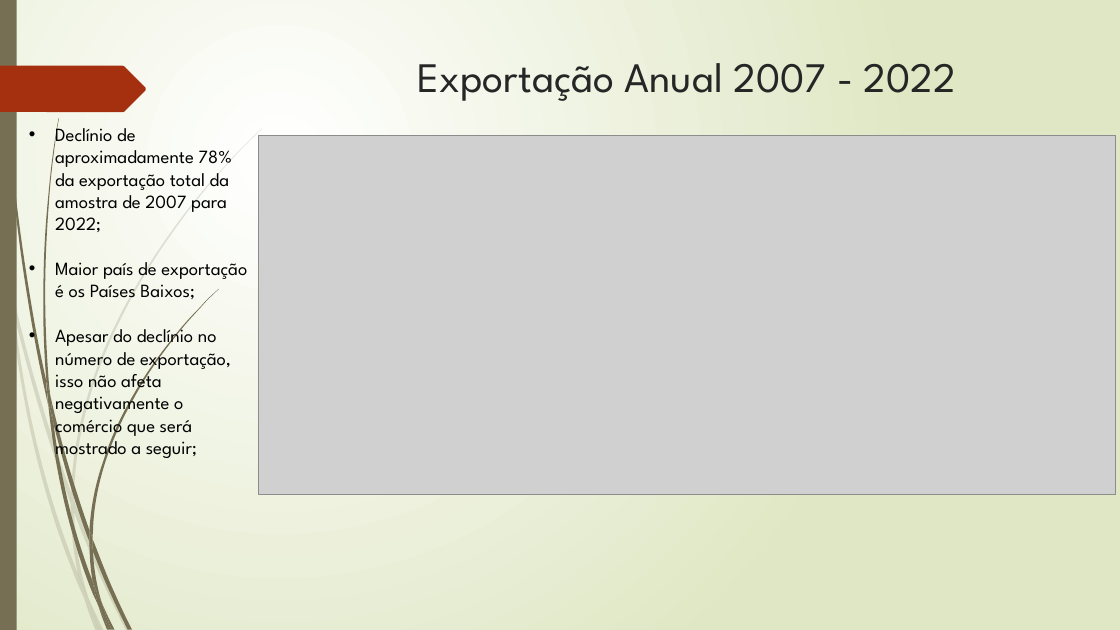
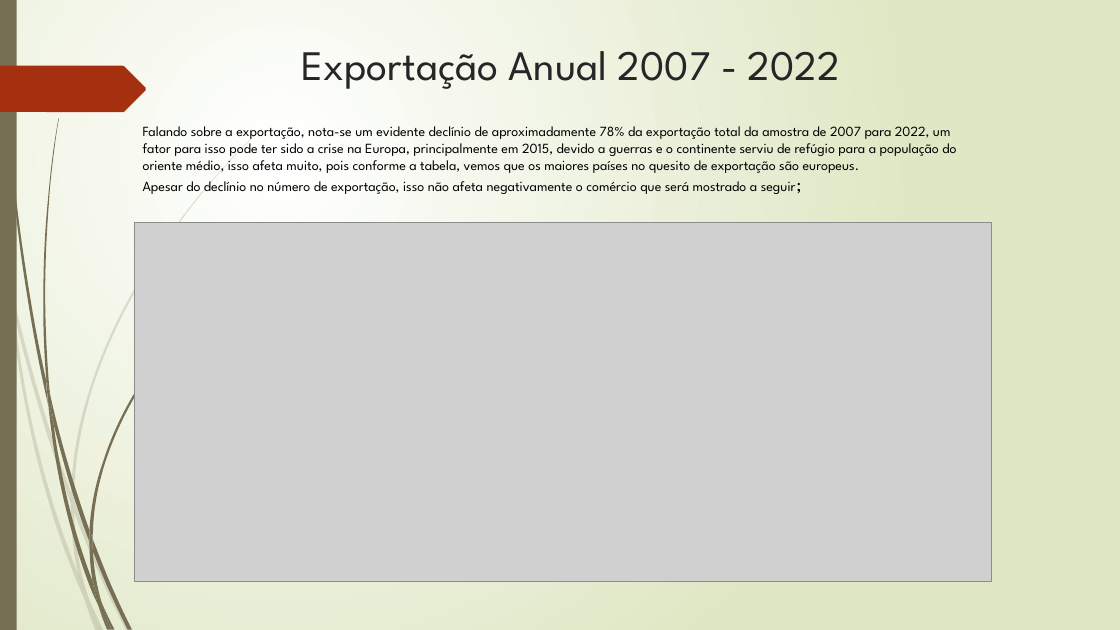
Before and after one commit to SinxCode/Tech-Challenge, a slide deck: slide 4 of Tech - Challenge.pptx. Drawn at 1120x630 pixels with LibreOffice and Linux fonts; fonts in the diff are those of the drawing; grey boxes stand for pictures. Boxes give left, top, right and bottom in pixels: in the first picture for what was removed or moved away, otherwise in the second. Text is boxed around its words. In the diff, an @@ line names an element or a change of style, - is before the commit and + after.

Commit message:
Add files via upload
POWER POINT FINAL PARA ENTREGA TECH CHALLENGE

```diff
--- a/Tech - Challenge.pptx
+++ b/Tech - Challenge.pptx
@@ title "Exportação Anual 2007 - 2022": place and size @@
-title "Exportação Anual 2007 - 2022" at box(417, 63, 956, 101)
+title "Exportação Anual 2007 - 2022" at box(302, 51, 840, 89)
@@ text "Falando sobre a exportação, nota-se ...": place and size @@
-text "Falando sobre a exportação, nota-se ..." at box(55, 123, 247, 461)
+text "Falando sobre a exportação, nota-se ..." at box(143, 126, 956, 194)
@@ text at box(143, 126, 956, 173): text changed; size 16 to 12 pt @@
-• Declínio de aproximadamente 78% da exportação total da amostra de 2007 para 2022;
-• Maior país de exportação é os Países Baixos;
+Falando sobre a exportação, nota-se um evidente declínio de aproximadamente 78% da exportação total da amostra de 2007 para 2022, um fator para isso pode ter sido a crise na Europa, principalmente em 2015, devido a guerras e o continente serviu de refúgio para a população do oriente médio, isso afeta muito, pois conforme a tabela, vemos que os maiores países no quesito de exportação são europeus.
@@ text at box(143, 181, 796, 194): size 16 to 12 pt in "Apesar do declínio no número de exportação, ..."; bullet • to none @@
@@ picture: place and size @@
-picture at box(259, 135, 1116, 495)
+picture at box(134, 223, 991, 582)
```
Also in this commit, not shown: 6 other slides changed, 4 slides added.
